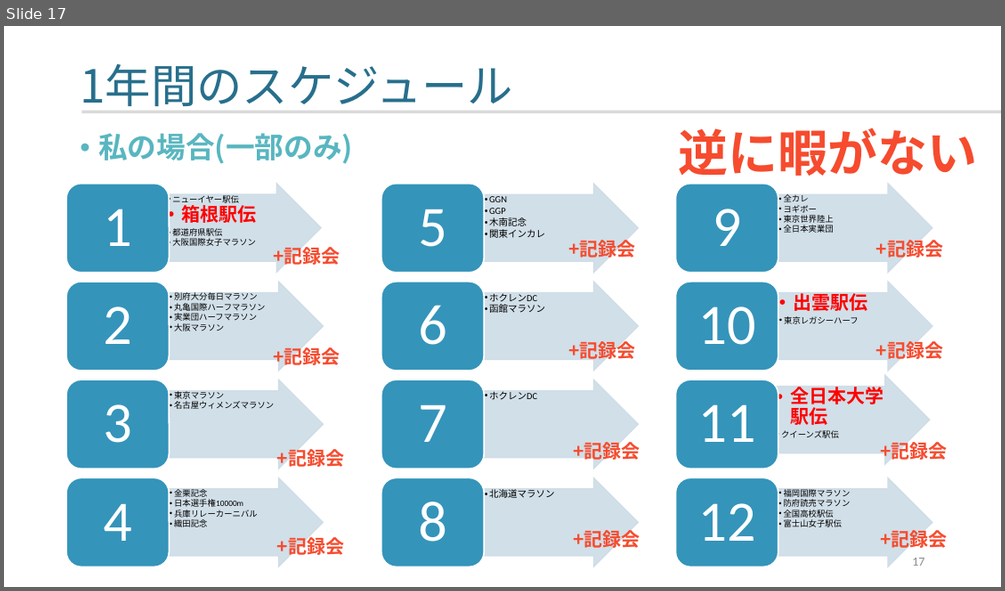
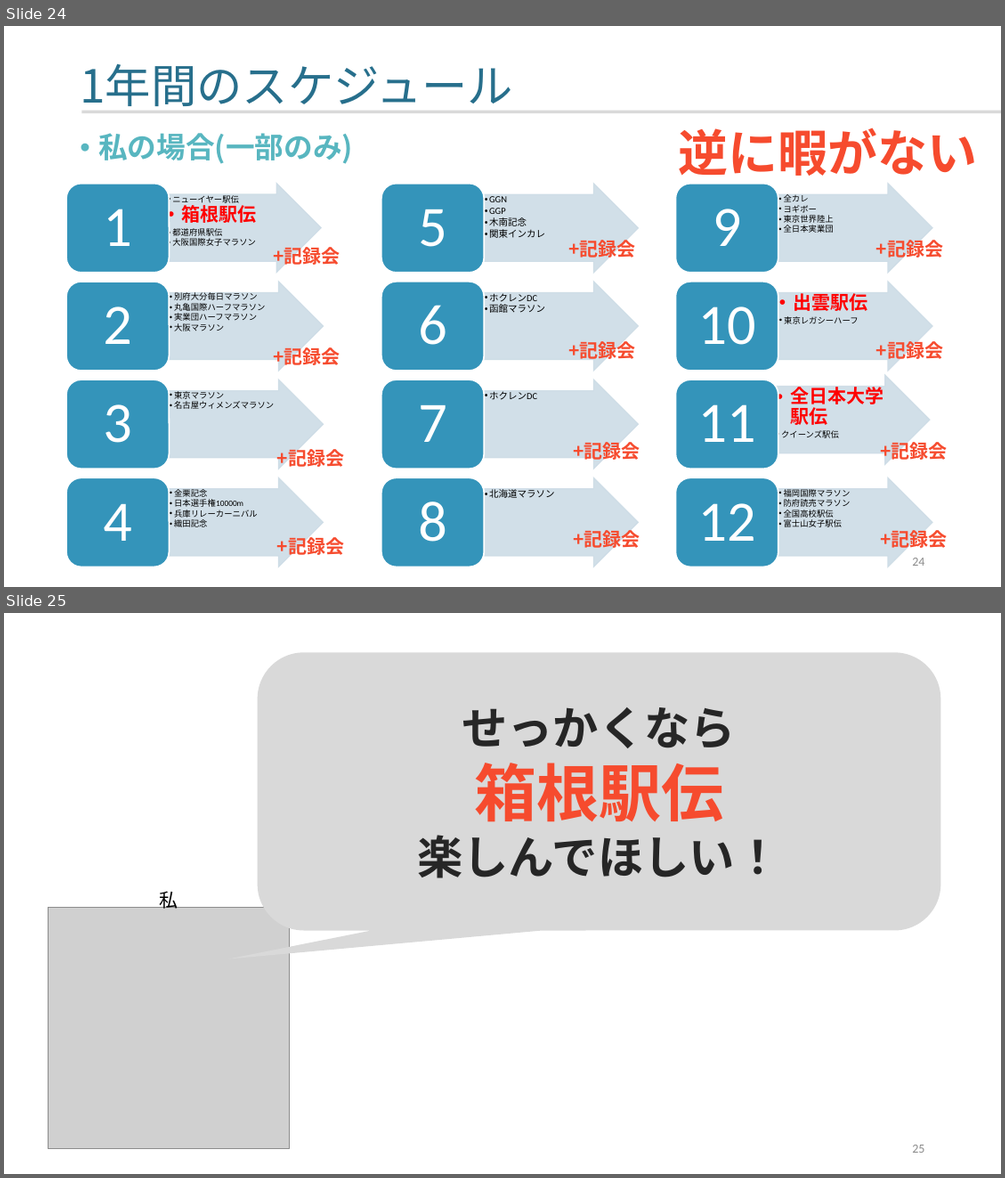
Before and after one commit to yamada-ai/java-prac, a slide deck: 2025_0131_箱根駅伝_aa.pptx. Shown one above the other, each under a label of ours: slide 17 before the commit, slides 24 and 25 after it. The pictures are 1005x591 and 1005x1178 pixels, drawn with LibreOffice and Linux fonts; fonts in the diff are those of the drawing; grey boxes stand for pictures. Boxes give left, top, right and bottom in pixels: in the first picture for what was removed or moved away, otherwise in the second. Text is boxed around its words. In the diff, an @@ line names an element or a change of style, - is before the commit and + after.

```diff
--- a/2025_0131_箱根駅伝_aa.pptx
+++ b/2025_0131_箱根駅伝_aa.pptx
@@ slide 25 added at box(4, 613, 1001, 1174), background #FFFFFF @@
@@ rounded speech box added at box(258, 653, 941, 931), fill #D9D9D9, 44 pt, text #262626, bold @@
+せっかくなら
+箱根駅伝
+楽しんでほしい！
@@ text added at box(159, 891, 178, 908), 18 pt, text #000000 @@
+私
@@ picture added at box(48, 908, 289, 1149) @@
@@ page number added at box(912, 1144, 924, 1152), 12 pt, text #8C8C8C @@
+25
@@ what was slide 17 is now slide 24 @@
@@ page number at box(912, 557, 924, 565): text changed @@
-17
+24
```
Also in this commit, not shown: 4 slides changed, 4 other slides added, 2 slides removed, 1 other file.
